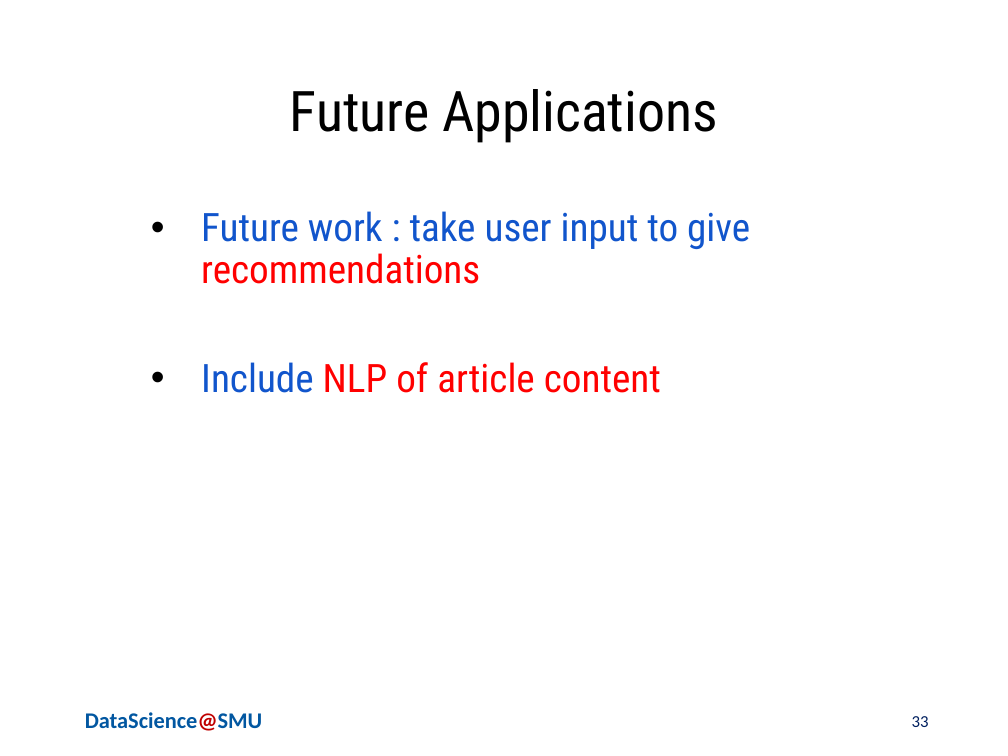
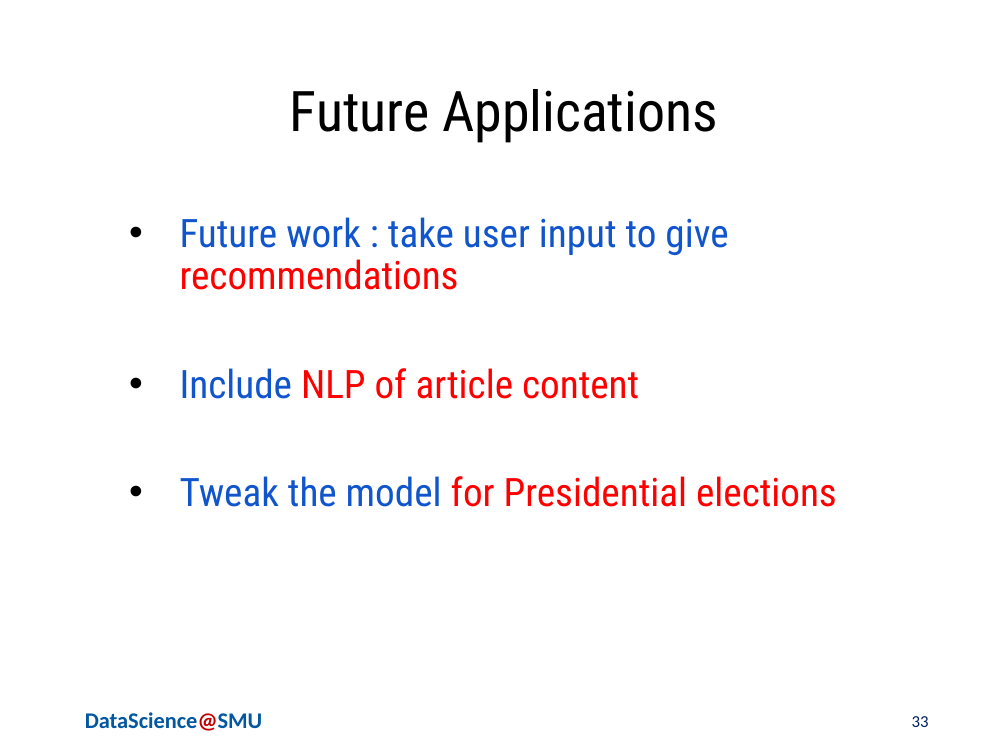
Before and after one commit to ChiruGit/Capstone, a slide deck: slide 33 of PoliticalProfiling-NLP+FeatureEngg-MSDSSMU-Fall2018.pptx. Drawn at 1008x756 pixels with LibreOffice and Linux fonts; fonts in the diff are those of the drawing; background and template pictures are left out. Boxes give left, top, right and bottom in pixels: in the first picture for what was removed or moved away, otherwise in the second. Text is boxed around its words. In the diff, an @@ line names an element or a change of style, - is before the commit and + after.

```diff
--- a/PoliticalProfiling-NLP+FeatureEngg-MSDSSMU-Fall2018.pptx
+++ b/PoliticalProfiling-NLP+FeatureEngg-MSDSSMU-Fall2018.pptx
@@ text "Future work : take user ...": place and size @@
-text "Future work : take user ..." at <box>201,211,750,393</box>
+text "Future work : take user ..." at <box>180,217,837,507</box>
@@ text at <box>180,476,837,507</box>: paragraph added @@
+• Tweak the model for Presidential elections
```
Also in this commit, not shown: 6 other slides changed, 1 slide added, 1 slide removed.
